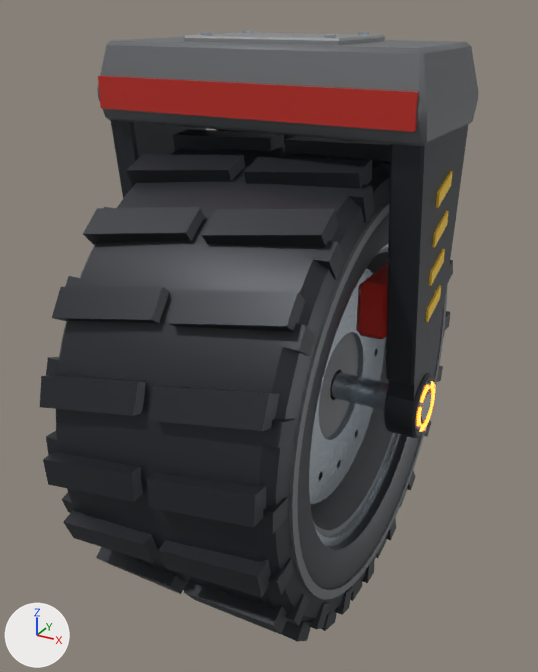
Two versions of the FBX model Tools/ModelFactory/R4Movement940/R4M_Wheel/R4M_Wheel.fbx, one commit apart.
Camera for both pictures: a camera (50 mm lens) standing at (0.528, -1.007, 0.304) and looking at (-0.019, -0.013, -0.193). Every picture has the same lights, and +X, +Y and +Z are marked at lower left. The older version comes first. Where no turn or scale is listed for an object, it has been applied to the vertices.

Names of what the first picture shows: 'R4M_Wheel_Mount', 'R4M_Wheel_Rotor'.
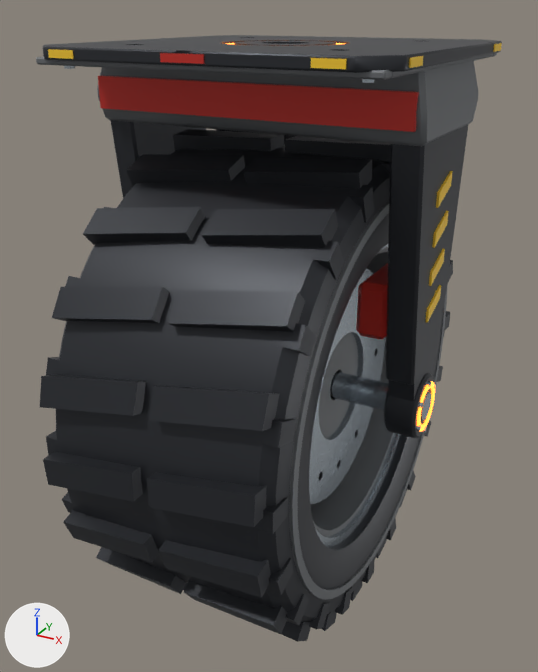
The change, as a list of edits to the scene's bpy script:
```text
Change me_r4m_wheel_mount:
    used by ob_r4m_wheel_mount; location = (0.0, 0.0, 0.0)
    remove me_r4m_wheel_mount.from_pydata(...)  # 1058 vertices, 2116 faces; spans x -0.255..0.255, y -0.126..0.126, z -0.312..0.273
    add me_r4m_wheel_mount.from_pydata(...)  # 1678 vertices, 3336 faces; spans x -0.256..0.256, y -0.256..0.256, z -0.312..0.26
    me_r4m_wheel_mount part 1: a new loose piece, a 6-sided cylinder along z spanning x 0.2045..0.2195, y -0.2185..-0.2055, z 0.2315..0.238, in mat_steel_light (light grey #c4ced7)
    me_r4m_wheel_mount part 2: 3 vertices moved from x -0.237..-0.12, y 0.077..0.105, z 0.256..0.262 to x -0.241..-0.222, y 0.111..0.219, z 0.237; 77 vertices removed from x -0.237..0.237, y -0.111..0.111, z 0.256..0.273; 505 vertices added at x -0.256..0.256, y -0.256..0.256, z 0.237..0.26
    other edits to the shape of me_r4m_wheel_mount do not show in these pictures
    remove me_r4m_wheel_mount.materials.append(mat_armor_plate_light)  # grey #8e9091
```

Changed parts and their boxes [x1, y1, x2, y2] in the pictures (538 x 672 px):
'R4M_Wheel_Mount', reshaped (22% wider)
    before: [97, 30, 478, 438]
    after: [36, 35, 502, 438]
part 1 of me_r4m_wheel_mount, added
    after: [361, 79, 374, 83]
part 2 of me_r4m_wheel_mount, built on
    before: [97, 30, 478, 109]
    after: [36, 35, 502, 109]
